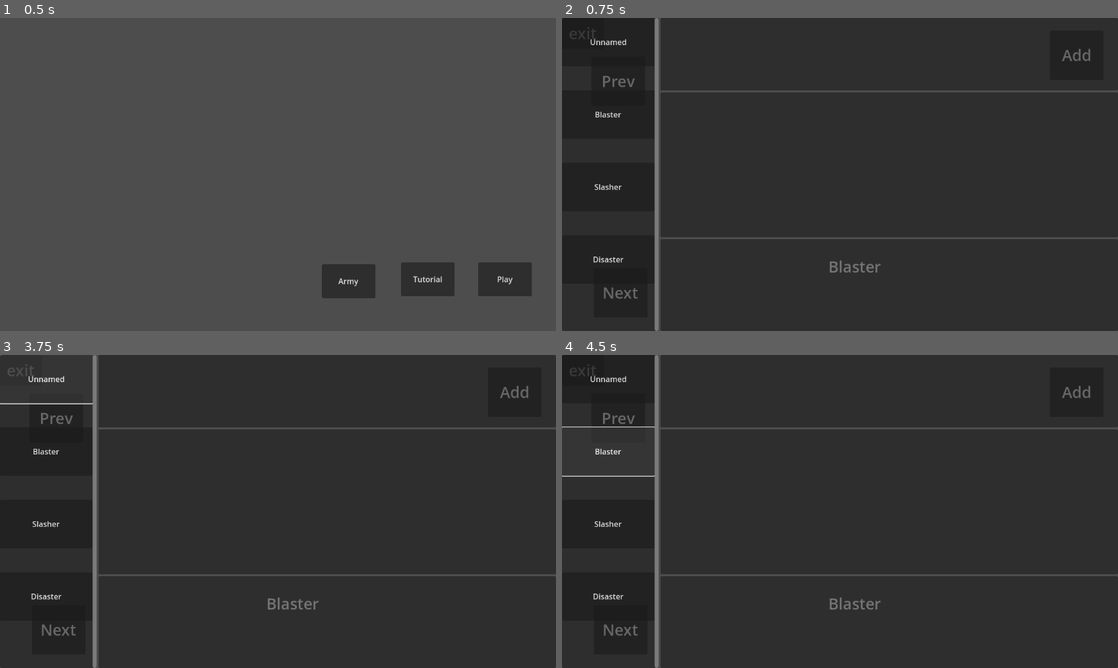
Above: before the commit, frames 1-4 (two rows, left to right).
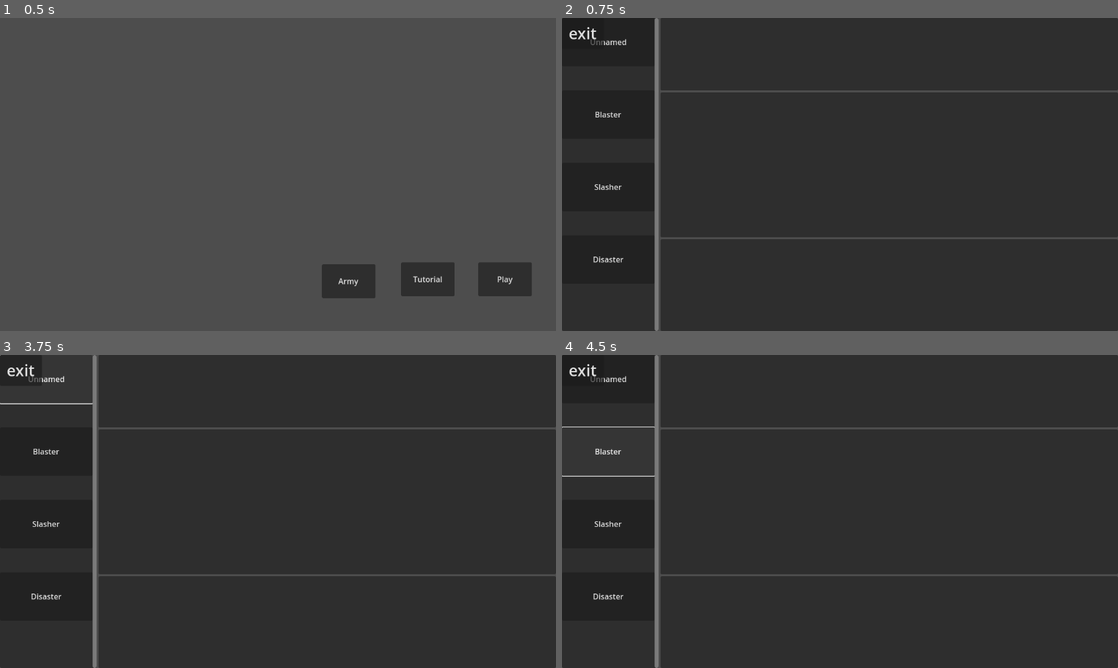
Above: after the commit, the same moments.

Repository: Vorbidden/BattleBots
Game: Godot game, scene res://main_menu.tscn
The game is run twice, just before and just after one commit, with the same random seed, the same clock (stepped at 60 frames per second) and the same inputs.
Inputs (mouse positions are in pixels of both pictures, inside the frame that each line leads up to):
- Up to frame 1 (0.5 s): no input
- Up to frame 2 (0.75 s): click "Army" at 0.5 s
- Up to frame 3 (3.75 s): click (61, 630) at 1.25 s, where only the run before the commit has a clickable "Next"; click (61, 630) at 2 s, where only the run before the commit has a clickable "Next"; click (517, 392) at 2.75 s, where only the run before the commit has a clickable "Add"; click "Unnamed" at 3.5 s
- Up to frame 4 (4.5 s): click "Blaster" at 4.25 s

Frame 1 is identical in both runs. In frame 2, 0.5% of the frame differs, in the area x 1-95%, y 2-90%; in frame 3, 0.5%; in frame 4, 0.5%.

Commit message:
Victory screen + Exit button on Army select

Diff:
--- a/GameOverScreen.gd
+++ b/GameOverScreen.gd
@@ -1,8 +1,10 @@
 extends CanvasLayer
+
+@export var title = "Game Over"
 
 # Called when the node enters the scene tree for the first time.
 func _ready():
-	pass # Replace with function body.
+	$PanelContainer/MarginContainer/VBoxContainer/Title.text = title
 
 # Called every frame. 'delta' is the elapsed time since the previous frame.
 func _process(delta):
--- a/LevelSelectScreen.gd
+++ b/LevelSelectScreen.gd
@@ -7,7 +7,6 @@
 @onready var grid = $MarginContainer/VBoxContainer/GridContainer
 
 func _ready():
-	print(dir_path)
 	get_levels(dir_path)
 
 func get_levels(path):
@@ -16,10 +15,8 @@
 		dir.list_dir_begin()
 		var file_name = dir.get_next()
 		while file_name != "":
-			print('%s/%s' % [dir.get_current_dir(), file_name])
 			create_level_button('%s/%s' % [dir_path, file_name], file_name)
 			file_name = dir.get_next()
-
 		dir.list_dir_end()
 	else:
 		print("No Levels found")
--- a/Manager.gd
+++ b/Manager.gd
@@ -75,6 +75,7 @@
 func _on_enemy_tower_enemy_tower_destroyed():
 	var game_over = game_over_screen.instantiate()
 	get_tree().paused = true
+	game_over.title = "Victory"
 	add_child(game_over)
 
 func _on_deploy_pressed(extra_arg_0):
--- a/army_select.tscn
+++ b/army_select.tscn
@@ -133,6 +133,7 @@
 animation = &"Unit 1"
 
 [node name="AddButton" type="Button" parent="."]
+visible = false
 layout_mode = 0
 offset_left = 1011.0
 offset_top = 26.0
@@ -142,6 +143,7 @@
 text = "Add"
 
 [node name="NextUnitButton" type="Button" parent="."]
+visible = false
 layout_mode = 0
 offset_left = 66.0
 offset_top = 518.0
@@ -151,6 +153,7 @@
 text = "Next"
 
 [node name="PrevUnitButton" type="Button" parent="."]
+visible = false
 layout_mode = 0
 offset_left = 61.0
 offset_top = 80.0
@@ -159,14 +162,8 @@
 theme_override_font_sizes/font_size = 32
 text = "Prev"
 
-[node name="ExitButton" type="Button" parent="."]
-layout_mode = 0
-offset_right = 87.0
-offset_bottom = 64.0
-theme_override_font_sizes/font_size = 32
-text = "exit"
-
 [node name="UnitName" type="Label" parent="."]
+visible = false
 layout_mode = 0
 offset_left = 552.0
 offset_top = 492.0
@@ -217,7 +214,14 @@
 layout_mode = 2
 size_flags_vertical = 3
 
+[node name="ExitButton" type="Button" parent="."]
+layout_mode = 0
+offset_right = 87.0
+offset_bottom = 64.0
+theme_override_font_sizes/font_size = 32
+text = "exit"
+
 [connection signal="pressed" from="NextUnitButton" to="." method="_on_next_unit_button_pressed"]
 [connection signal="pressed" from="PrevUnitButton" to="." method="_on_prev_unit_button_pressed"]
+[connection signal="unit_pressed" from="HBoxContainer/TableOfUnits/ScrollContainer/VBoxContainer/Unit" to="." method="_on_unit_unit_pressed"]
 [connection signal="pressed" from="ExitButton" to="." method="_on_exit_button_pressed"]
-[connection signal="unit_pressed" from="HBoxContainer/TableOfUnits/ScrollContainer/VBoxContainer/Unit" to="." method="_on_unit_unit_pressed"]
--- a/players/PlayerTower.gd
+++ b/players/PlayerTower.gd
@@ -10,9 +10,7 @@
 	if health <= 0:
 		emit_signal("player_tower_destroyed")
 		queue_free()
-
 		$CollisionShape2D.disabled = true
-
 	# Update animations
 	update_animations()
 
